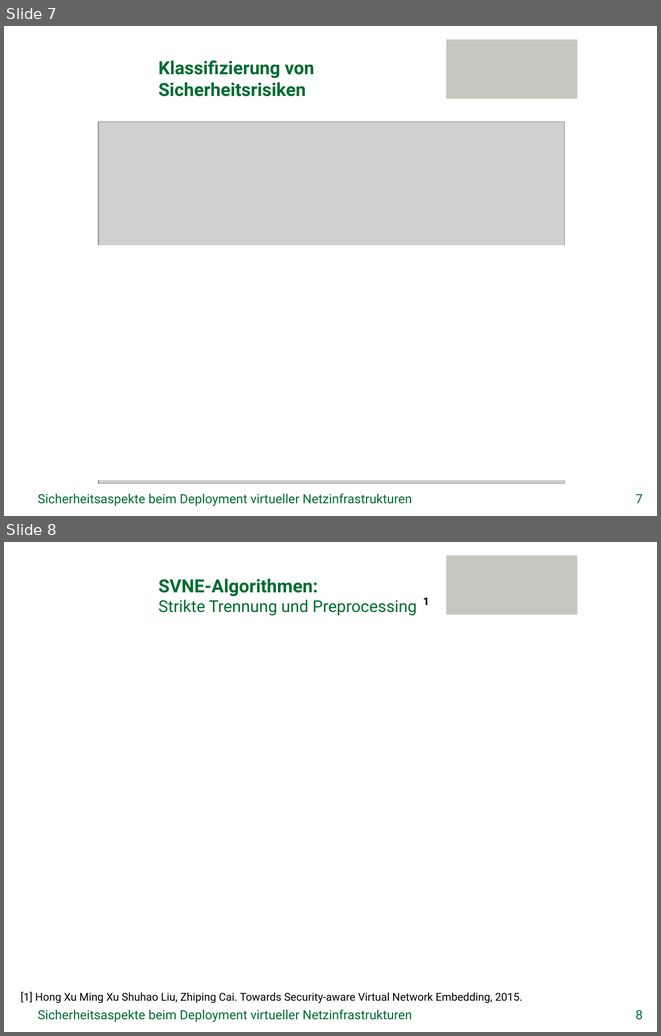
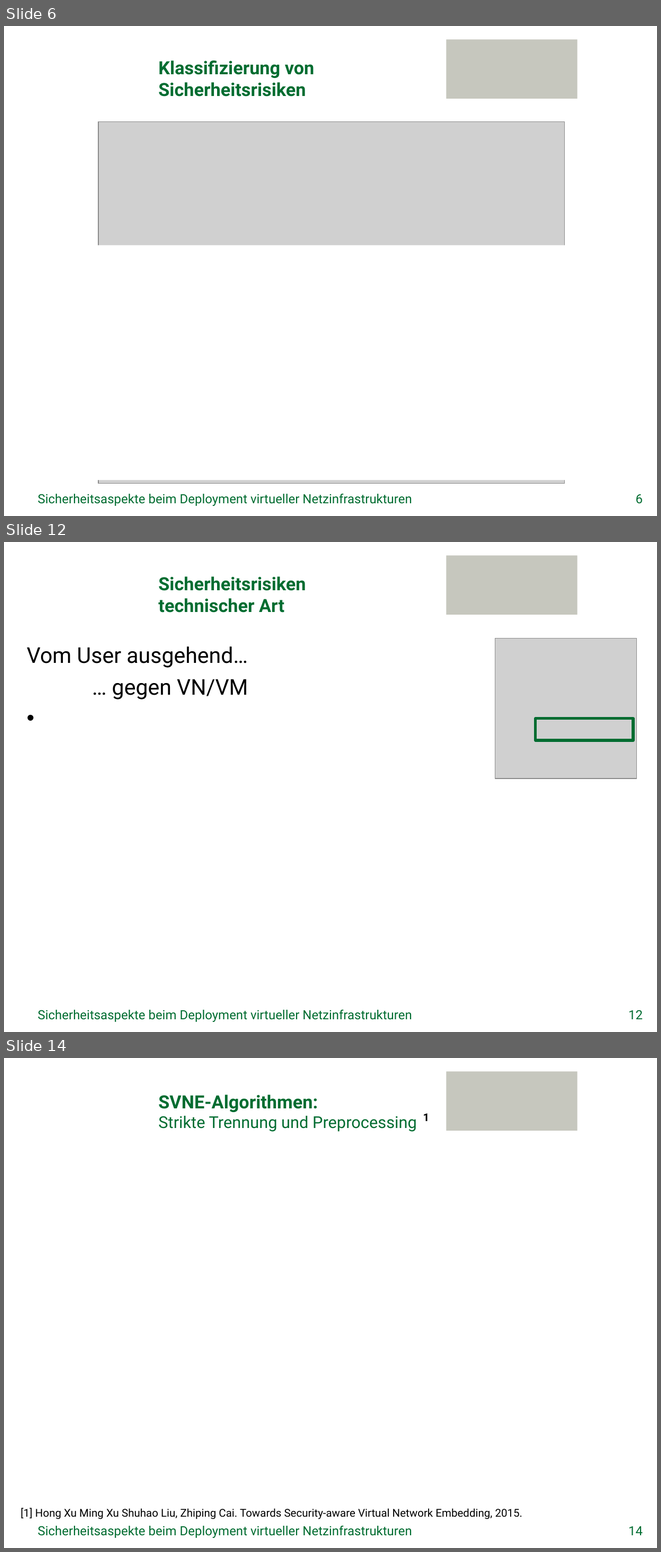
Before and after one commit to GeGroe/timvs, a slide deck: Referat/PowerPoint/TimvS_SVNE.pptx. Shown one above the other, each under a label of ours: slides 7 and 8 before the commit, slides 6, 12 and 14 after it; the slides between them are not shown. The pictures are 661x1036 and 661x1552 pixels, drawn with LibreOffice and Linux fonts; fonts in the diff are those of the drawing; grey boxes stand for pictures; background and template pictures are left out. Boxes give left, top, right and bottom in pixels: in the first picture for what was removed or moved away, otherwise in the second. Text is boxed around its words. In the diff, an @@ line names an element or a change of style, - is before the commit and + after.

Commit message:
Folien zu Sicherheitsrisiken vorbereitet. Mitlaufende Klassifizierung.

```diff
--- a/Referat/PowerPoint/TimvS_SVNE.pptx
+++ b/Referat/PowerPoint/TimvS_SVNE.pptx
@@ slide 12 added at [4, 542, 657, 1032], background picture (left out); not listed: 1 template element that a slide beside it also shows @@
@@ title added at [158, 576, 306, 612], 20 pt, text #006C30, bold @@
+Sicherheitsrisiken
+technischer Art
@@ text added at [27, 646, 248, 699], 24 pt, text #000000 @@
+Vom User ausgehend…
+… gegen VN/VM
@@ picture added at [495, 638, 637, 778] @@
@@ rectangle added at [536, 718, 634, 740], outline #006C30 3 pt @@
@@ text added at [38, 1009, 412, 1022], 14 pt, text #006C30 @@
+Sicherheitsaspekte beim Deployment virtueller Netzinfrastrukturen
@@ page number added at [628, 1009, 643, 1019], 14 pt, text #006C30 @@
+12
@@ what was slide 7 is now slide 6 @@
@@ page number at [636, 494, 643, 504]: text changed @@
-7
+6
@@ what was slide 8 is now slide 14 @@
@@ page number at [628, 1526, 643, 1535]: text changed @@
-8
+14
```
Also in this commit, not shown: 1 slide changed, 5 other slides added.
